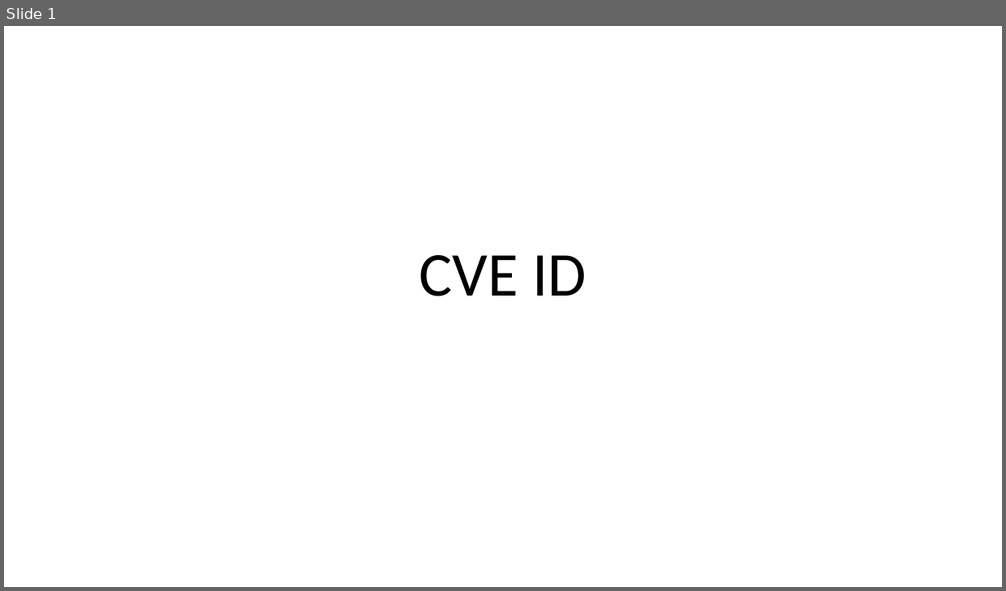
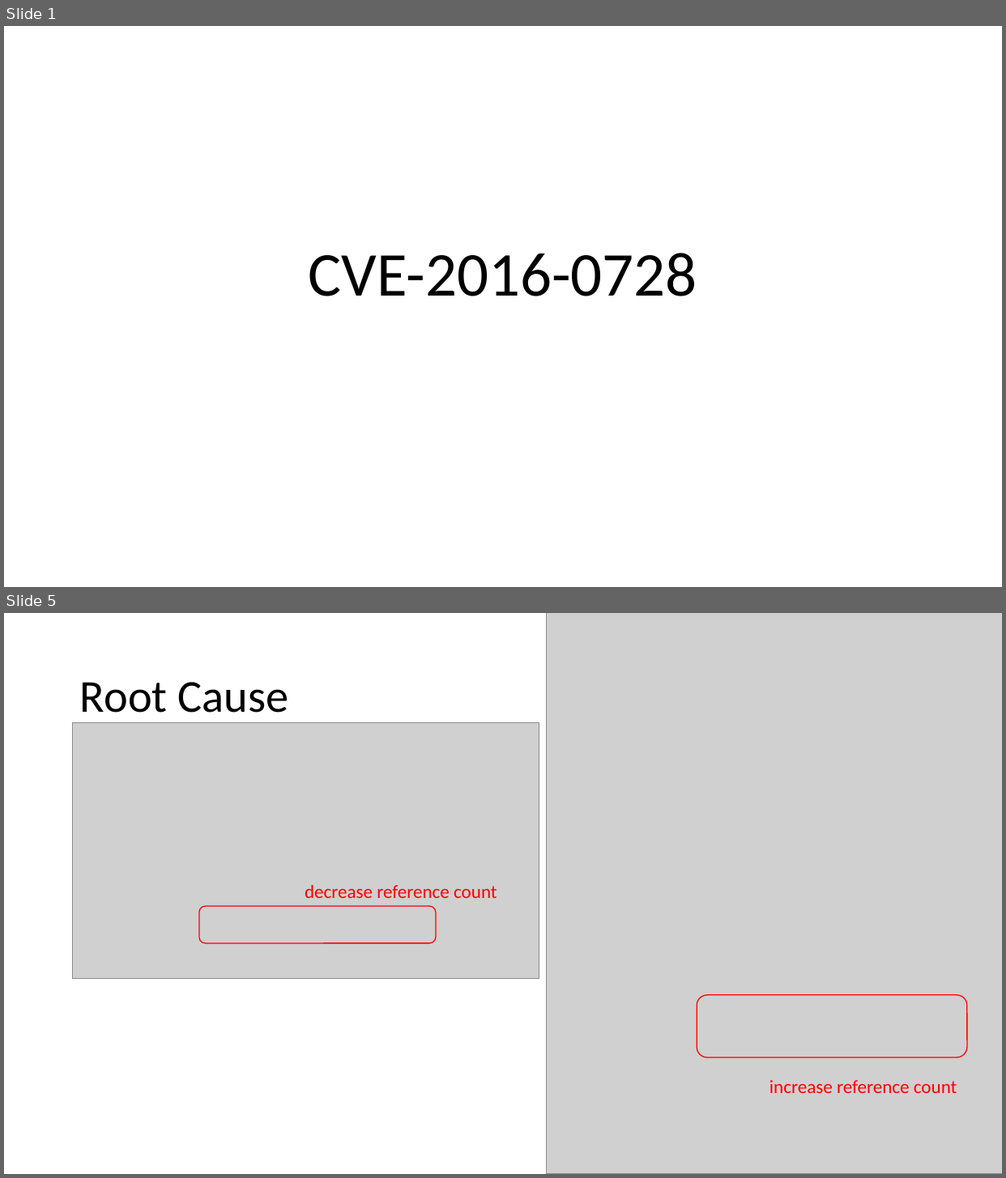
Before and after one commit to mudongliang/Kernel_Vulnerabilities, a slide deck: UAF/2016/CVE-2016-0728.pptx. Shown one above the other, each under a label of ours: slide 1 before the commit, slides 1 and 5 after it; the slides between them are not shown. The pictures are 1006x591 and 1006x1178 pixels, drawn with LibreOffice and Linux fonts; fonts in the diff are those of the drawing; grey boxes stand for pictures. Boxes give left, top, right and bottom in pixels: in the first picture for what was removed or moved away, otherwise in the second. Text is boxed around its words. In the diff, an @@ line names an element or a change of style, - is before the commit and + after.

```diff
--- a/UAF/2016/CVE-2016-0728.pptx
+++ b/UAF/2016/CVE-2016-0728.pptx
@@ slide 5 added at (x1=4, y1=613, x2=1002, y2=1174), background #FFFFFF @@
@@ picture added at (x1=546, y1=613, x2=1002, y2=1174) @@
@@ title added at (x1=80, y1=682, x2=289, y2=713), 44 pt, text #000000 @@
+Root Cause
@@ picture added at (x1=73, y1=723, x2=539, y2=979) @@
@@ text added at (x1=305, y1=885, x2=497, y2=898), 18 pt, text #FF0000 @@
+decrease reference count
@@ rounded rectangle added at (x1=199, y1=906, x2=436, y2=944), outline #FF0000 1 pt @@
@@ rounded rectangle added at (x1=697, y1=995, x2=967, y2=1058), outline #FF0000 1 pt @@
@@ text added at (x1=769, y1=1080, x2=957, y2=1093), 18 pt, text #FF0000 @@
+increase reference count
@@ slide 1 changed as well @@
@@ title at (x1=309, y1=253, x2=697, y2=297): text changed @@
-CVE ID
+CVE-2016-0728
```
Also in this commit, not shown: 2 other slides changed, 5 other slides added, 2 slides removed, 1 other file.
